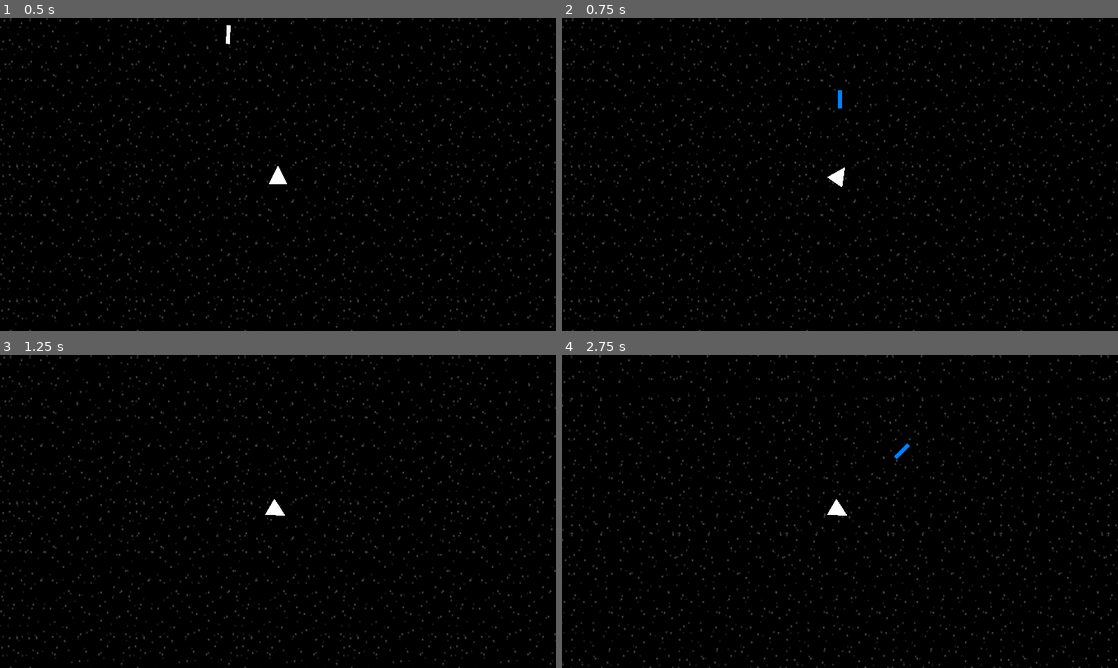
Above: before the commit, frames 1-4 (two rows, left to right).
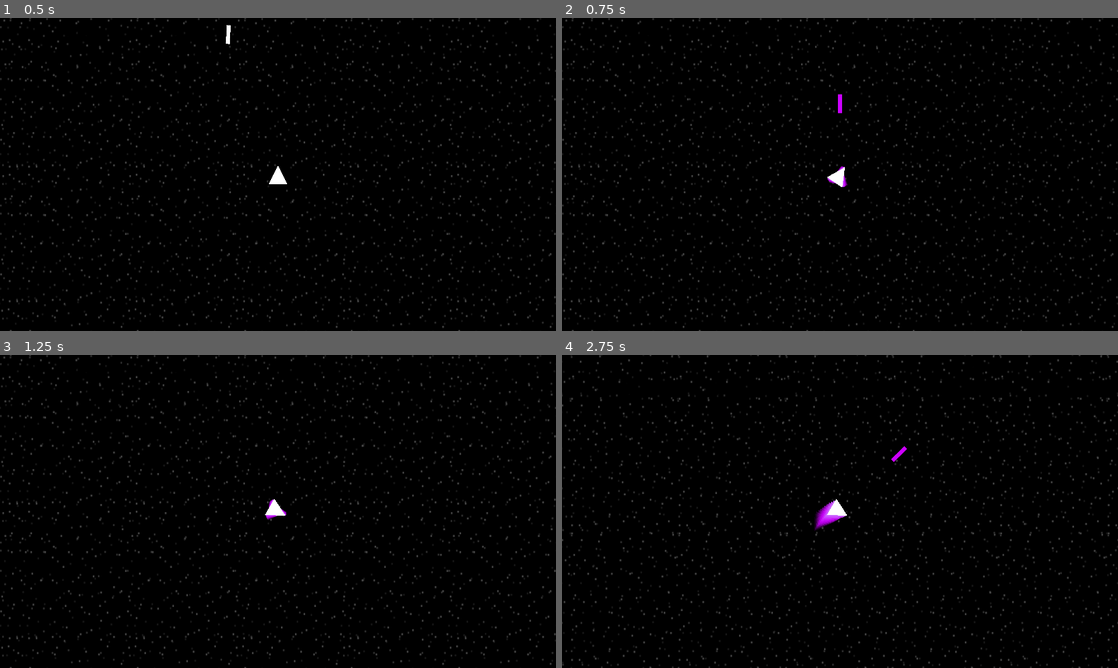
Above: after the commit, the same moments.

Repository: trevormhighfill/Spaceship-game
Game: Godot game, scene res://main.tscn
Two runs of this game, one before a commit and one after it. Both use one fixed random seed, a clock stepped at 60 frames per second and the inputs below.
Inputs (mouse positions are in pixels of both pictures, inside the frame that each line leads up to):
- Up to frame 1 (0.5 s): no input
- Up to frame 2 (0.75 s): tap Enter (fire) at 0.5 s; move the mouse to (962, 158) at 0.52 s; hold D (rotate_right) from 0.53 s (still down); hold Enter (fire) from 0.53 s (still down)
- Up to frame 3 (1.25 s): keep holding D (rotate_right); keep holding Enter (fire)
- Up to frame 4 (2.75 s): move the mouse to (728, 527) at 1.27 s; release D (rotate_right) at 1.28 s; release Enter (fire) at 1.28 s; hold A (rotate_left) 1.28-2.03 s; tap Enter (fire) at 1.35, 2.3 s; move the mouse to (895, 442) at 2.02 s; hold D (rotate_right) from 2.03 s (still down); hold W (foward) from 2.03 s (still down)

Frame 1 is identical in both runs. In frame 2, 0.1% of the frame differs, in the area x 47-52%, y 22-54%; in frame 3, less than 0.1%; in frame 4, 0.3%, in the area x 45-63%, y 28-57%.

Commit message:
Looks update
added at trail to the ship and changed the bullet color to purple

Diff:
--- a/CharacterBody2D.gd
+++ b/CharacterBody2D.gd
@@ -3,6 +3,7 @@
 var FIRERATE = 0.3
 var DAMAGE = 10
 var bullet = preload("res://bullet.tscn")
+var trail = preload("res://ship_visuals.tscn")
 var health = 100
 var max_health = 100
 var MAX_SPEED = 1000
@@ -26,17 +27,25 @@
 func _ready():
 	$firerate.wait_time = FIRERATE
 
+
 func _input(event):
 	if event.is_action_pressed("fire") && !reload:
 		$firerate.start()
 		reload = true
 		var instance = bullet.instantiate()
-		instance.position = global_transform.basis_xform(Vector2.UP)*100 + position
+		instance.position = global_transform.basis_xform(Vector2.UP)*70 + position
 		instance.start_up(DAMAGE,true)
 		instance.rotation = rotation
 		get_parent().add_child(instance)
 
 func _physics_process(delta):
+	var instance = trail.instantiate()
+	instance.position = position
+	instance.rotation = rotation
+	instance.modulate = Color(.8,.4,1,1)
+	instance.startup(true)
+	instance.z_index = -1
+	get_parent().add_child(instance)
 	# Get thge input direction and handle the movement/deceleration.
 	# As good practice, you should replace UI actions with custom gameplay actions.
 	var rdirection = Input.get_axis("rotate_right","rotate_left")
--- a/bullet.gd
+++ b/bullet.gd
@@ -14,7 +14,7 @@
 	if !player_team:
 		$Sprite2D.modulate = Color(1,0,0,1)
 	else:
-		$Sprite2D.modulate = Color(0,.5,1,1)
+		$Sprite2D.modulate = Color(.8,0,1,1)
 
 func _physics_process(delta):
 	position += global_transform.basis_xform(Vector2.UP)*SPEED
--- a/ship.tscn
+++ b/ship.tscn
@@ -1,7 +1,7 @@
 [gd_scene load_steps=3 format=3 uid="uid://ceh1es7i0ljmn"]
 
 [ext_resource type="Script" path="res://CharacterBody2D.gd" id="1_51og0"]
-[ext_resource type="Texture2D" uid="uid://bv7djvga5ur3y" path="res://ship.png" id="2_wyju7"]
+[ext_resource type="PackedScene" uid="uid://cb5r182hadok2" path="res://ship_visuals.tscn" id="2_so82j"]
 
 [node name="CharacterBody2D" type="CharacterBody2D"]
 script = ExtResource("1_51og0")
@@ -9,15 +9,12 @@
 [node name="Camera2D" type="Camera2D" parent="."]
 zoom = Vector2(0.5, 0.5)
 
-[node name="Ship" type="Sprite2D" parent="."]
-position = Vector2(9.53674e-07, 3)
-scale = Vector2(0.4, 0.4)
-texture = ExtResource("2_wyju7")
-
 [node name="CollisionPolygon2D" type="CollisionPolygon2D" parent="."]
 position = Vector2(1, 3)
 polygon = PackedVector2Array(-2, -66, 63, 64, -67, 65)
 
 [node name="firerate" type="Timer" parent="."]
 
+[node name="Ship_visuals" parent="." instance=ExtResource("2_so82j")]
+
 [connection signal="timeout" from="firerate" to="." method="firerate_timeout"]
--- /dev/null
+++ b/ship_visuals.gd
@@ -0,0 +1,16 @@
+extends Node2D
+
+var is_trail = false
+
+# Called when the node enters the scene tree for the first time.
+func _ready():
+	pass # Replace with function body.
+
+func startup(trail):
+	is_trail = trail
+
+func _physics_process(delta):
+	if is_trail:
+		modulate -= Color(0,0.1,0,0.1)
+		if modulate.a <= 0:
+			queue_free()
--- /dev/null
+++ b/ship_visuals.tscn
@@ -0,0 +1,12 @@
+[gd_scene load_steps=3 format=3 uid="uid://cb5r182hadok2"]
+
+[ext_resource type="Texture2D" uid="uid://bv7djvga5ur3y" path="res://ship.png" id="1_cyxuo"]
+[ext_resource type="Script" path="res://ship_visuals.gd" id="1_m0rc7"]
+
+[node name="Ship_visuals" type="Node2D"]
+script = ExtResource("1_m0rc7")
+
+[node name="Ship" type="Sprite2D" parent="."]
+position = Vector2(9.53674e-07, 3)
+scale = Vector2(0.4, 0.4)
+texture = ExtResource("1_cyxuo")
Not shown: 1 places in main.tscn that only renumber resources
